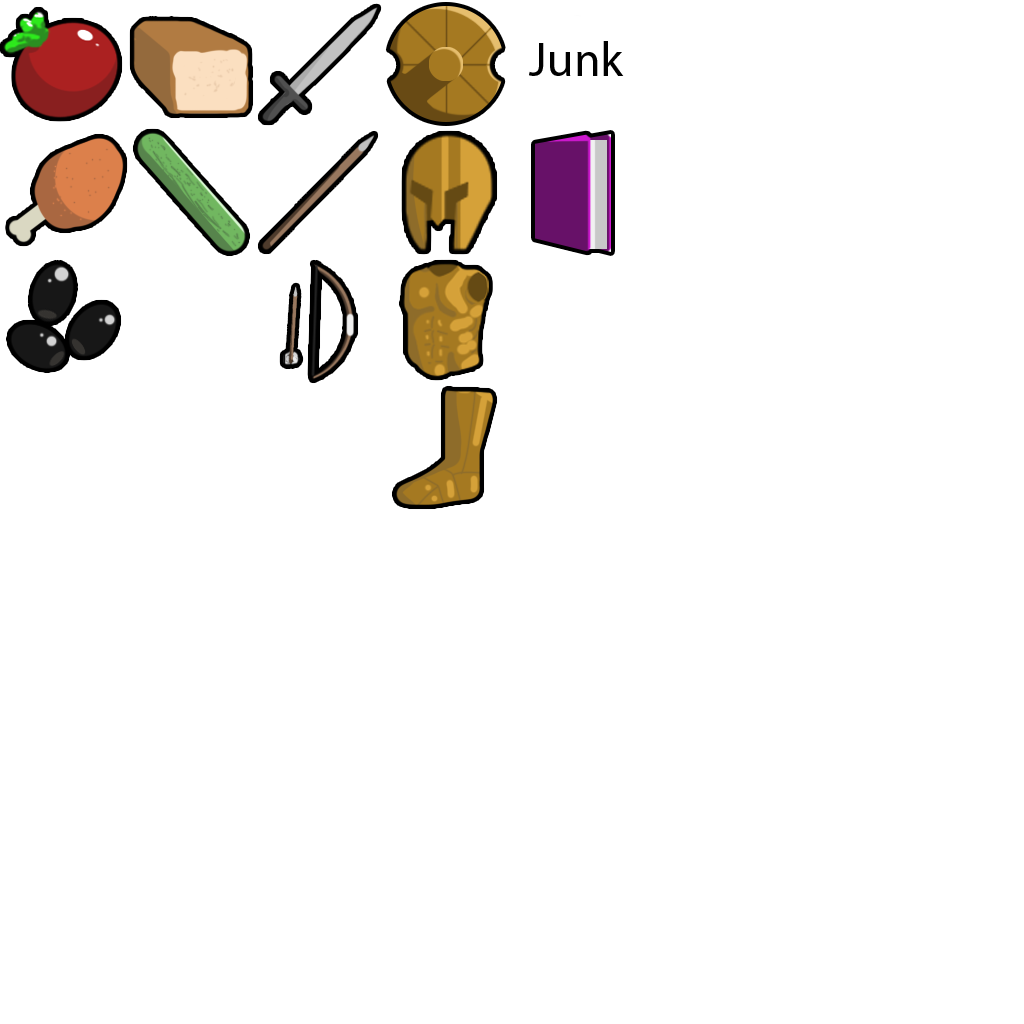
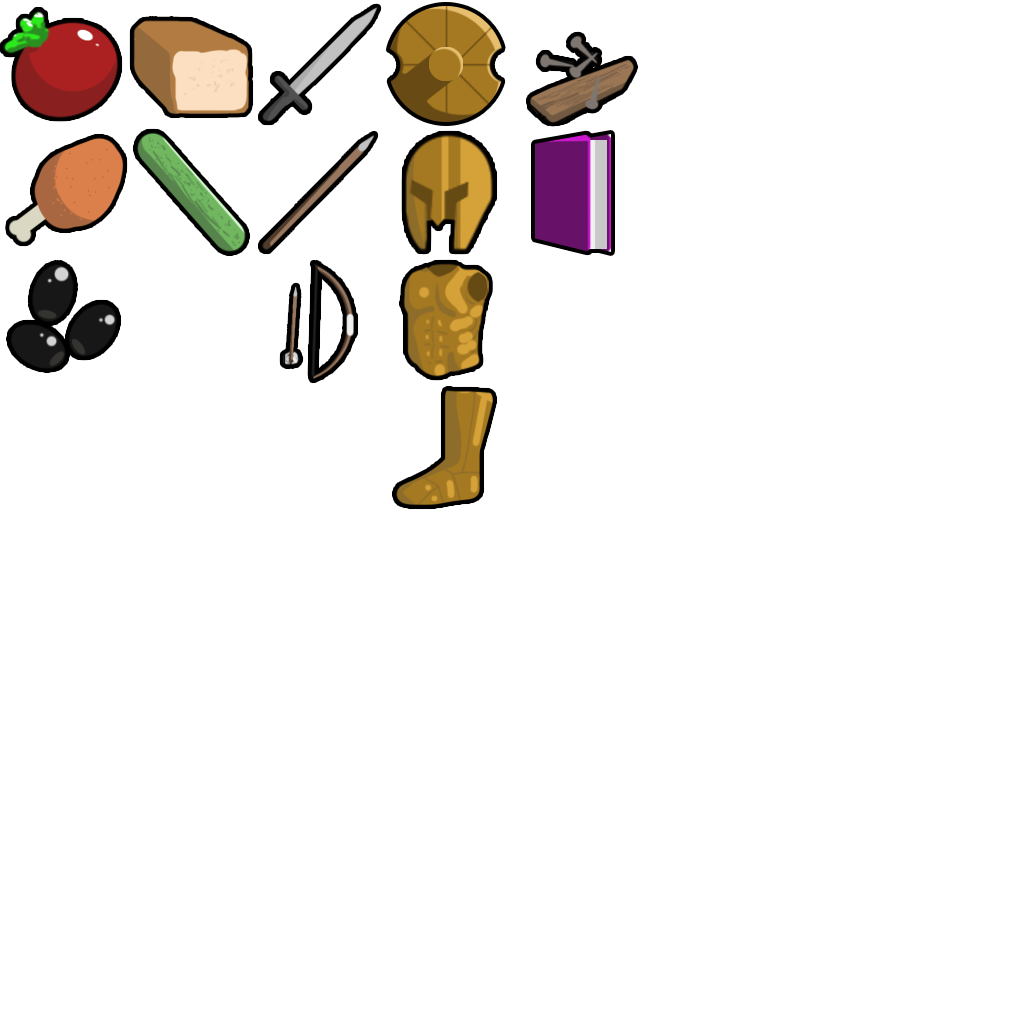
Two versions of the same layered image (1024 × 1024). Layer-by-layer changes:
added layer "Layer 3" in group "Junk" over [539, 35, 604, 110]
added layer "Junjk" in group "Junk" over [529, 59, 635, 123]
hid "Junk" (2nd of 2, in "Junk") over [529, 41, 624, 76]
